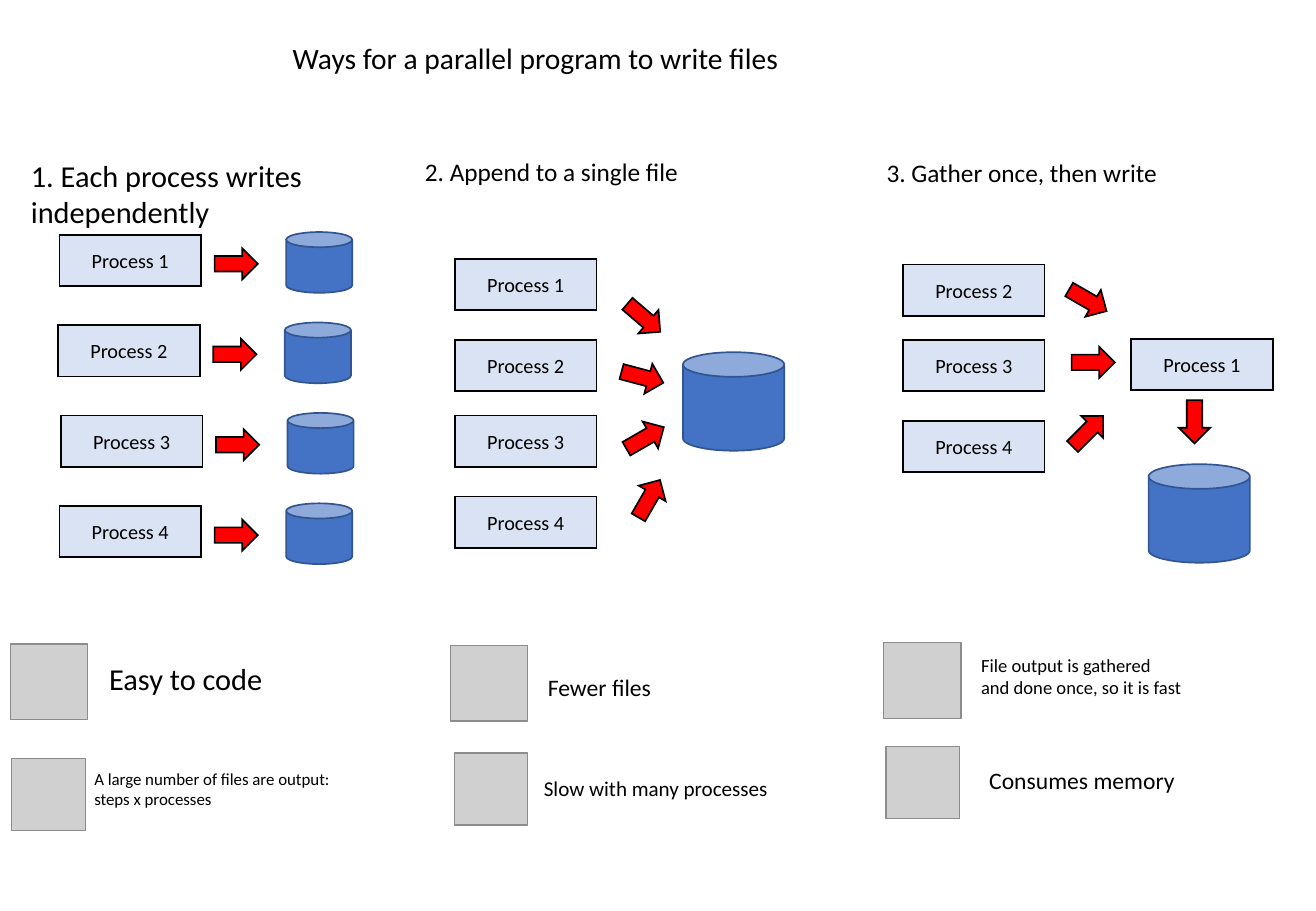
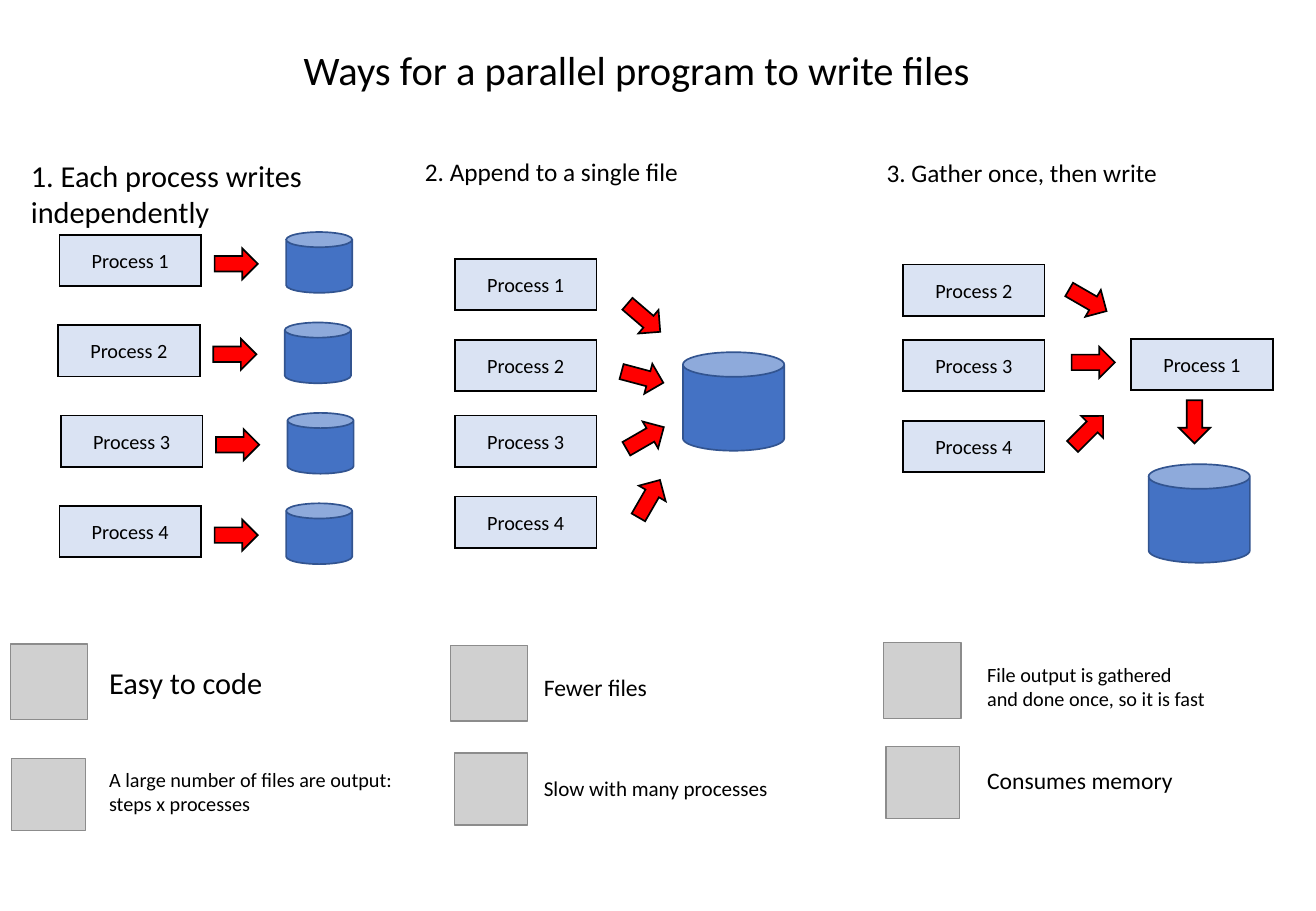
Before and after one commit to kaityo256/sevendayshpc, a slide deck: slide 10 of site-assets/sources/day4/fig-ja-en.pptx. Drawn at 1316x911 pixels with LibreOffice and Linux fonts; fonts in the diff are those of the drawing; grey boxes stand for pictures. Boxes give left, top, right and bottom in pixels: in the first picture for what was removed or moved away, otherwise in the second. Text is boxed around its words. In the diff, an @@ line names an element or a change of style, - is before the commit and + after.

```diff
--- a/site-assets/sources/day4/fig-ja-en.pptx
+++ b/site-assets/sources/day4/fig-ja-en.pptx
@@ text "Ways for a parallel program ...": place and size @@
-text "Ways for a parallel program ..." at (293, 48, 778, 74)
+text "Ways for a parallel program ..." at (304, 57, 970, 92)
@@ text "Ways for a parallel program ..." at (304, 57, 970, 92): size 17.5 to 24 pt @@
@@ text "Easy to code": place and size @@
-text "Easy to code" at (109, 669, 263, 695)
+text "Easy to code" at (109, 673, 263, 699)
@@ text "File output is gathered": place and size @@
-text "File output is gathered" at (981, 659, 1181, 696)
+text "File output is gathered" at (987, 668, 1205, 709)
@@ text "File output is gathered" at (987, 668, 1205, 709): size 11 to 12 pt @@
@@ text "Fewer files": place and size @@
-text "Fewer files" at (548, 679, 651, 696)
+text "Fewer files" at (544, 679, 647, 696)
@@ text "A large number of files ...": place and size @@
-text "A large number of files ..." at (94, 773, 329, 808)
+text "A large number of files ..." at (109, 773, 391, 815)
@@ text "A large number of files ..." at (109, 773, 391, 815): size 10 to 12 pt @@
```
Also in this commit, not shown: 5 other slides changed, 6 other files.
